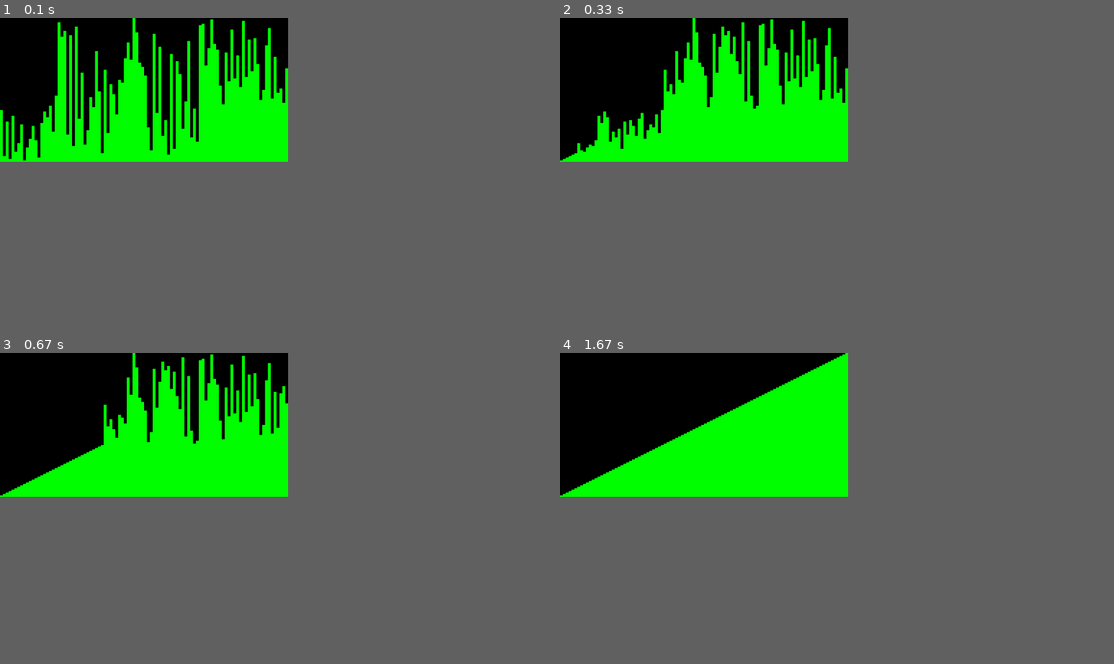
Above: before the commit, frames 1-4 (two rows, left to right).
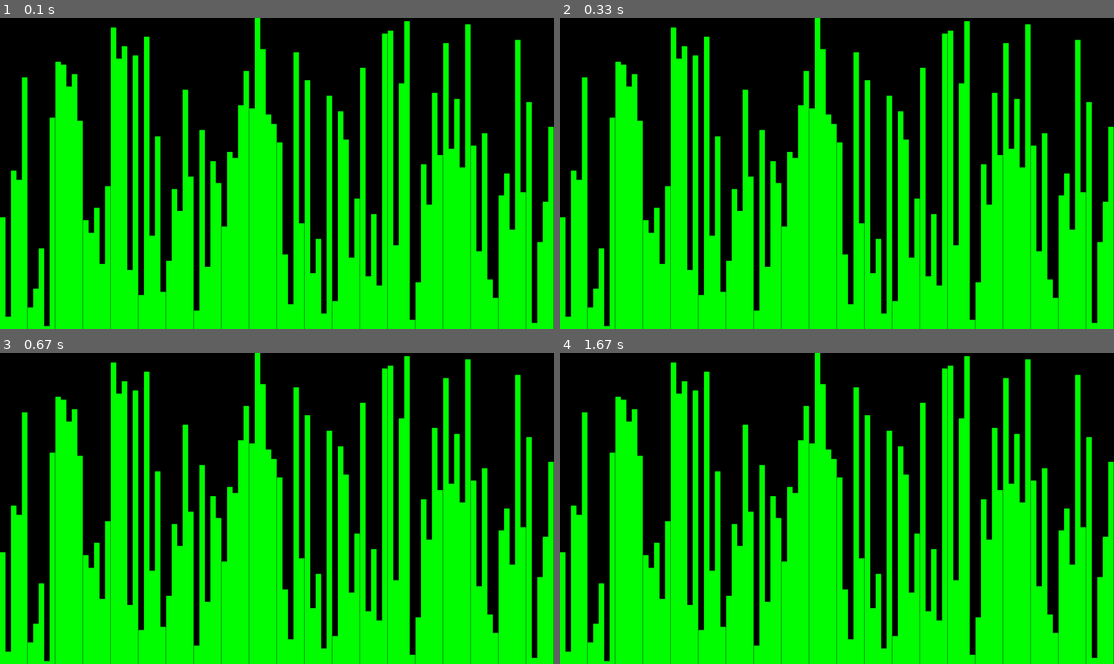
Above: after the commit, the same moments.

Repository: JeanPierreEKATO/SortingAlgorithmVisualizer
Game: pygame game, started from main.py
Two runs of this game, one before a commit and one after it. Both use one fixed random seed, a clock stepped at 60 frames per second and the inputs below.
Inputs:
- Up to frame 1 (0.1 s): no input
- Up to frame 2 (0.33 s): no input
- Up to frame 3 (0.67 s): no input
- Up to frame 4 (1.67 s): no input
In our replay, the window is 468x234 before the commit and 900x506 after it. These sizes can differ from the game's own. Grey fills any space a smaller window leaves; there, only what the larger window draws over its background counts as a difference.

The runs differ from the first frame. In frame 1, 43% of the frame differs, in the area x 0-100%, y 0-100%; in frame 2, 44%; in frame 3, 44%; in frame 4, 44%.

Commit message:
selection sort

Diff:
--- a/main.py
+++ b/main.py
@@ -3,13 +3,13 @@
 
 def main():
     try:
-        width = 1000
-        height = 500
+        width = 1920
+        height = 1080
         fullscreen = False
         sizeOfData = 100
-        algorithmType = SortingAlgorithmType.QUICK_SORT
+        algorithmType = SortingAlgorithmType.MERGE_SORT
         visualDataOffset = 0
-        delayBetweenFrames = 10
+        delayBetweenFrames = 100
 
         visualizer = sv.SortingVisualizer(SCREEN_WIDTH = width, SCREEN_HEIGHT = height, FULLSCREEN = fullscreen, DATA_SIZE = sizeOfData, SORTING_ALGORITHM_TYPE = algorithmType, OFFSET = visualDataOffset, DELAY = delayBetweenFrames)
 
--- a/sortingAlgorithms.py
+++ b/sortingAlgorithms.py
@@ -7,6 +7,7 @@
     RADIX_SORT = 3
     MERGE_SORT = 4
     HEAP_SORT = 5
+    SELECTION_SORT = 6
 
 class SortingData:
     def __init__(self, SORTING_ALGORITHM_TYPE = SortingAlgorithmType.INSERTION_SORT):
@@ -51,6 +52,9 @@
 
             case SortingAlgorithmType.HEAP_SORT:
                 self.heapSort(self.data, sortingVisualizer)
+
+            case SortingAlgorithmType.SELECTION_SORT:
+                self.selectionSort(self.data, sortingVisualizer)
 
     def insertionSort(self, sortingVisualizer) -> None:
 
@@ -217,3 +221,18 @@
                 return False
         self.isSorted = True
         return True
+
+    def selectionSort(self, arr, sortingVisualizer):
+        n = len(arr)
+
+        for i in range(n - 1):
+            min_index = i
+
+            for j in range(i + 1, n):
+                if arr[j] < arr[min_index]:
+                    min_index = j
+
+            arr[i], arr[min_index] = arr[min_index], arr[i]
+            sortingVisualizer.drawFrameWithDelay()
+
+        return True
